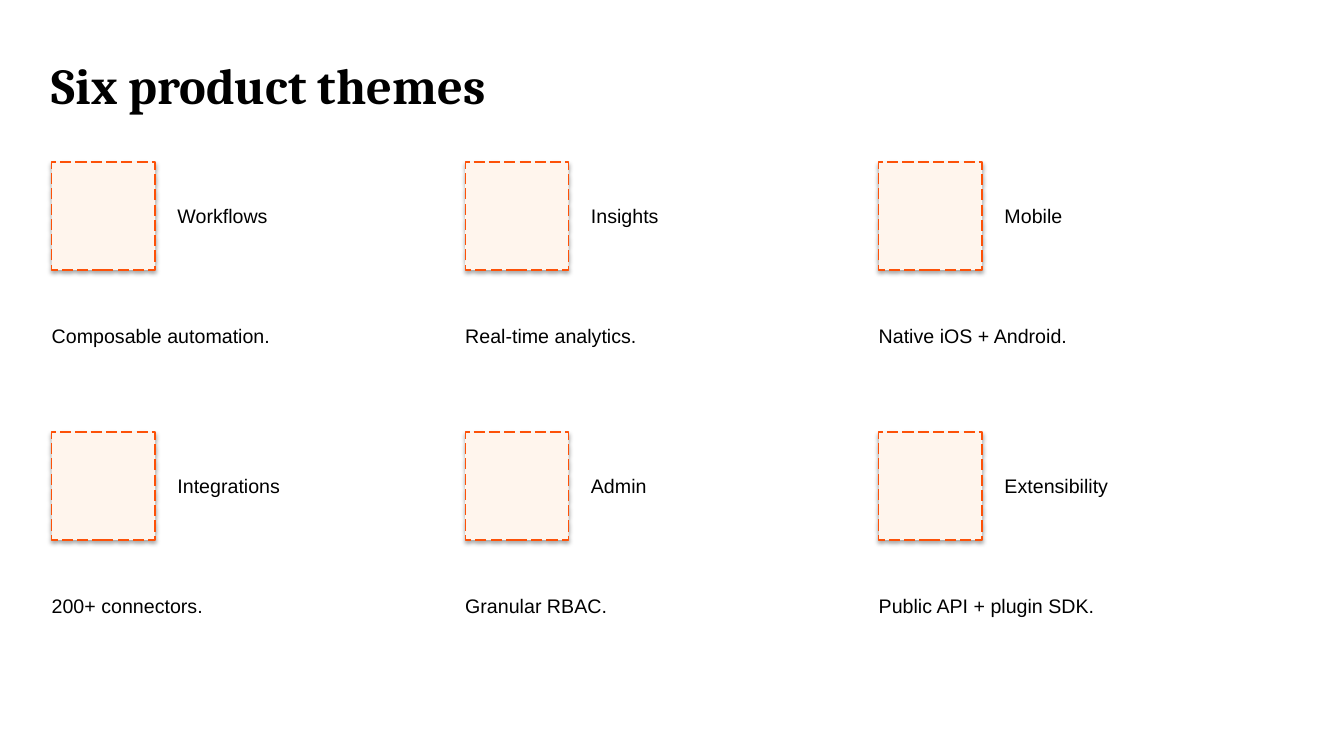
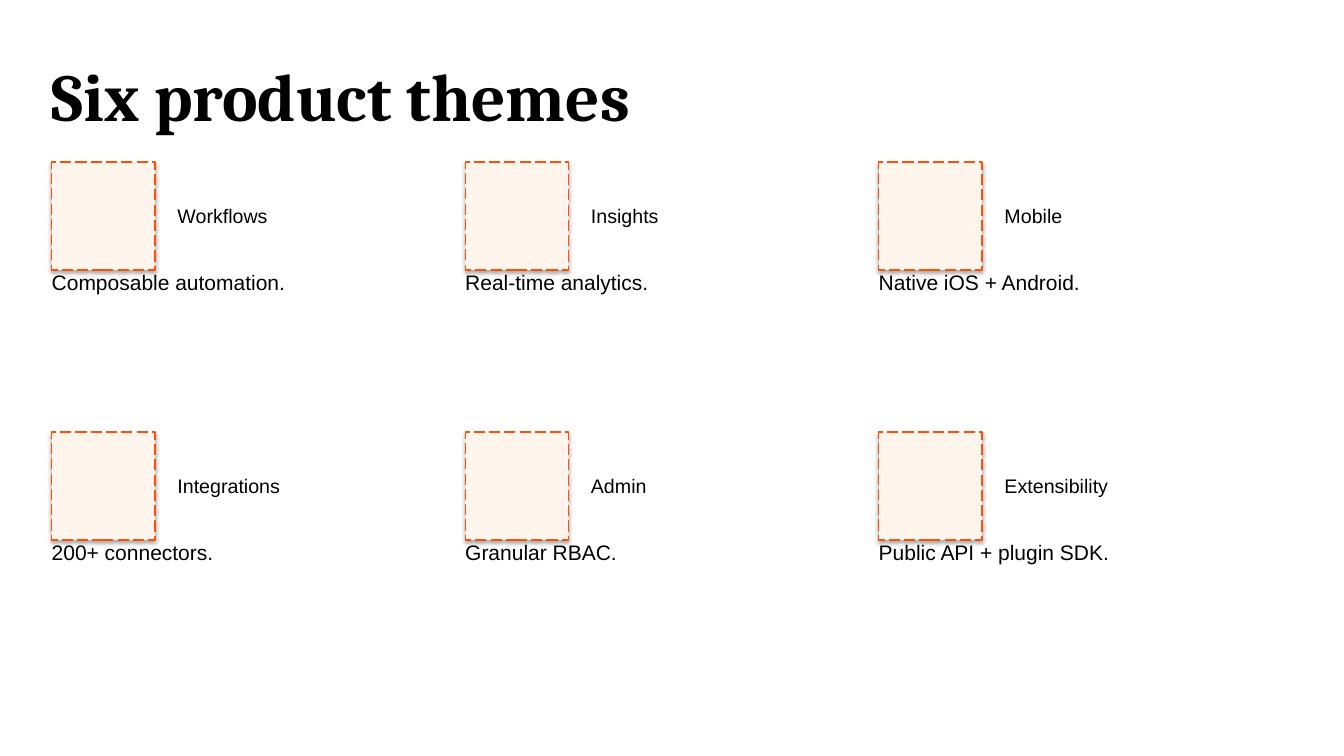
Before and after one commit to JakubNaskretski/pptx-skill-grid, a slide deck: slide 11 of examples/out_v2.pptx. Drawn at 1344x756 pixels with LibreOffice and Linux fonts; fonts in the diff are those of the drawing. Boxes give left, top, right and bottom in pixels: in the first picture for what was removed or moved away, otherwise in the second. Text is boxed around its words. In the diff, an @@ line names an element or a change of style, - is before the commit and + after.

Commit message:
v2.1: type scale alignment, card compound, layout fixes from visual review
Type scale updated to match the corporate reference deck:
  - section_number: 240 → 300pt   (deck uses 350; we pull back to fit)
  - h1:             36  → 48pt
  - h2:             24  → 28pt
  - body:           14  → 15pt
  - statement:      60  → 66pt
  - hero_metric:    160 → 150pt

section_divider:
  - Cell expanded to rows 2-10 (9 rows = 4.82in) so 300pt fits with
    headroom on all 3 alignments. Label compressed to rows 11-12.
  - example_v2.json updated to single-digit numbers ("1", "2", ...).
    The leading-zero variant ("01") was wrapping at narrow widths.

render_heading + render_text:
  - auto_size = MSO_AUTO_SIZE.NONE explicitly. PowerPoint sometimes
    auto-shrinks text in textboxes by default; this was likely making
    the section_number "0/3 too small compared to 3" issue.

Fixes from visual review:
  - render_cta:         ROUNDED_RECTANGLE → RECTANGLE (rounded corners
                        felt off-brand)
  - single_metric:      caption now in row 12 cell (respects side
                        margins) instead of strip:footer (which spans
                        full slide width and made the text hug the
                        left edge)
  - six_up:             dropped the explicit gap row added in the
                        previous fix — visual padding from icon_label's
                        MIDDLE anchor was already enough; the extra row
                        made the gap feel exaggerated

New compound component: card
  - First multi-component primitive. variant=image_left lays out:
    image (32% width, full height) + gap (6%) + label/body (62% width,
    vertically centered against the image).
  - Also supports variants image_top and text_only.
  - Card handles its own internal proportions and gaps, so recipes
    that use cards don't need to micro-place sub-components.

matrix_2x2 refactored to use 'card' component:
  - 4 cards placed on the grid: rows 3-6 / 8-11 (1-row gap between),
    cols 1-6 / 7-12 (cards touch at the L/R boundary, which is text-
    meets-image — visually distinct without needing a gap col).
  - Recipe code now ~half the size; lets the card handle internal
    image/text spacing and vertical centering.

```diff
--- a/examples/out_v2.pptx
+++ b/examples/out_v2.pptx
@@ text "Six product themes" at [52,74,630,136]: size 36 to 48 pt @@
@@ text "Composable automation.": place and size @@
-text "Composable automation." at [52,328,270,347]
+text "Composable automation." at [52,274,285,295]
@@ text "Real-time analytics.": place and size @@
-text "Real-time analytics." at [465,328,637,347]
+text "Real-time analytics." at [465,274,648,295]
@@ text "Native iOS + Android.": place and size @@
-text "Native iOS + Android." at [879,328,1067,344]
+text "Native iOS + Android." at [879,274,1080,291]
@@ text "200+ connectors.": place and size @@
-text "200+ connectors." at [52,599,202,614]
+text "200+ connectors." at [52,545,213,561]
@@ text "Granular RBAC.": place and size @@
-text "Granular RBAC." at [465,598,607,614]
+text "Granular RBAC." at [465,544,617,561]
@@ size 14 to 15 pt in 6 elements at [52,545,213,561], [465,544,617,561], [52,274,285,295], [465,274,648,295], [879,274,1080,291], [879,544,1109,565] @@
@@ text "Public API + plugin SDK.": place and size @@
-text "Public API + plugin SDK." at [879,598,1094,617]
+text "Public API + plugin SDK." at [879,544,1109,565]
```
Also in this commit, not shown: 12 other slides changed, 10 other files.
